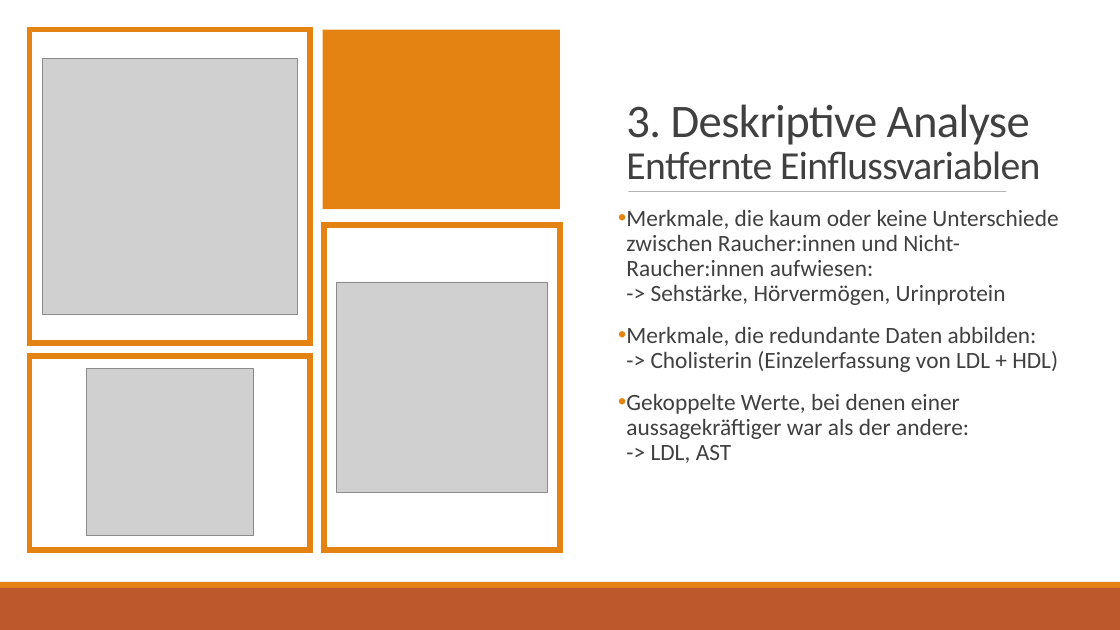
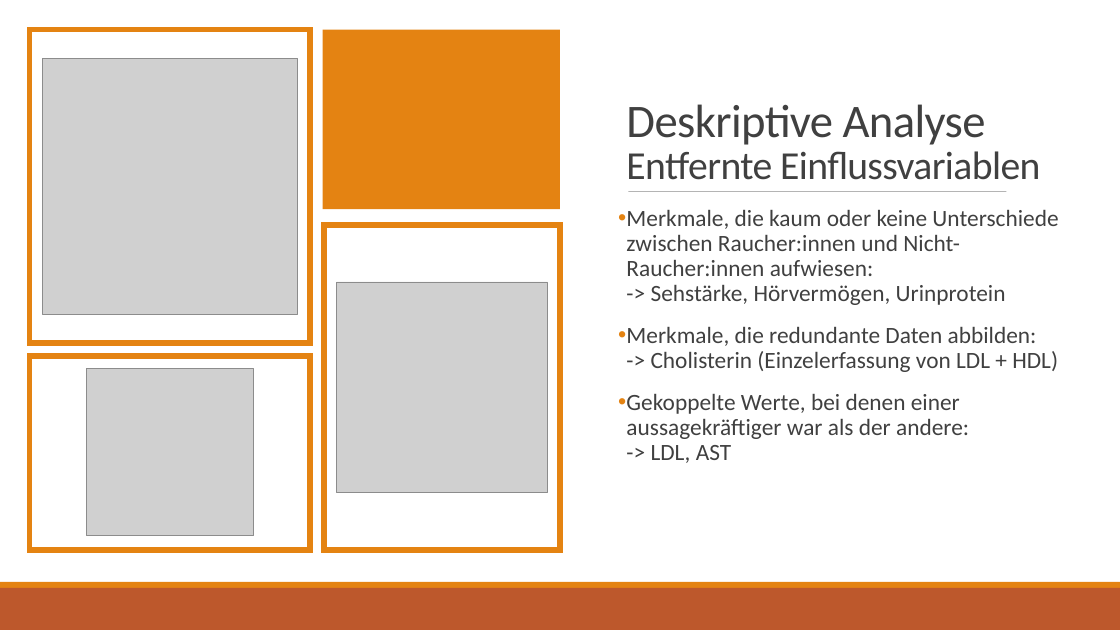
Before and after one commit to julian-steiner-ai/ai-b-4-ml-project, a slide deck: slide 5 of presentation/Validierung von Aussagen auf Versicherungs-Anträgen mithilfe ML.pptx. Drawn at 1120x630 pixels with LibreOffice and Linux fonts; fonts in the diff are those of the drawing; grey boxes stand for pictures. Boxes give left, top, right and bottom in pixels: in the first picture for what was removed or moved away, otherwise in the second. Text is boxed around its words. In the diff, an @@ line names an element or a change of style, - is before the commit and + after.

```diff
--- a/presentation/Validierung von Aussagen auf Versicherungs-Anträgen mithilfe ML.pptx
+++ b/presentation/Validierung von Aussagen auf Versicherungs-Anträgen mithilfe ML.pptx
@@ title at (x1=626, y1=104, x2=1040, y2=180): text changed @@
-3. Deskriptive Analyse
-Entfernte Einflussvariablen
+Deskriptive Analyse
+Entfernte Einflussvariablen
```
Also in this commit, not shown: 5 other slides changed, 2 slides added, 1 slide removed.
